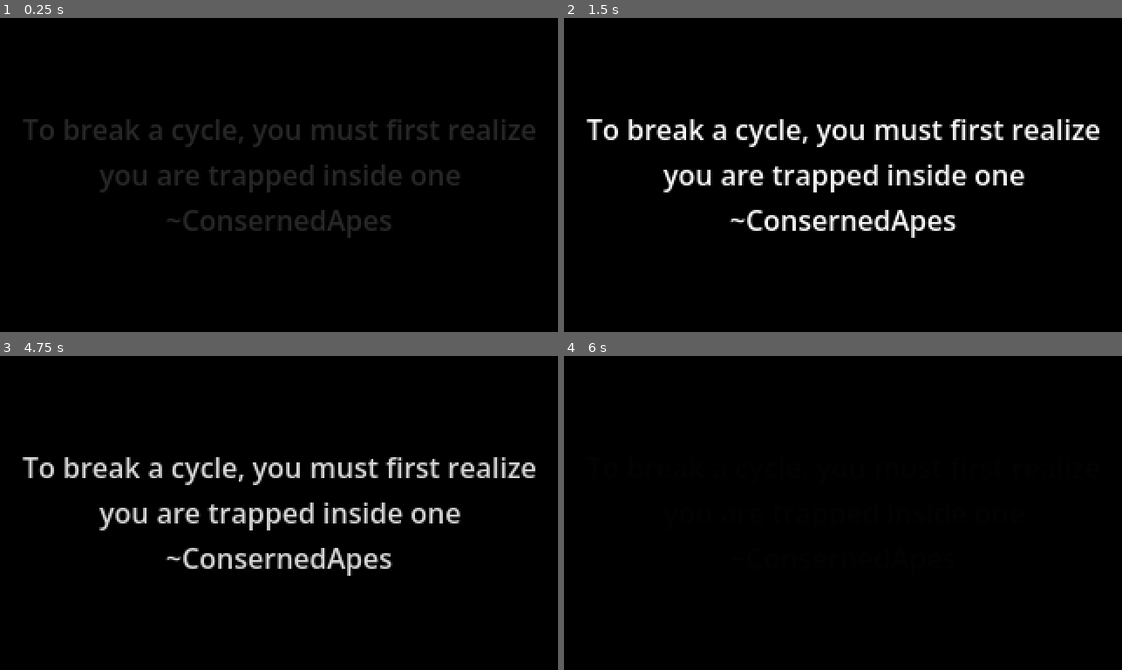
Above: before the commit, frames 1-4 (two rows, left to right).
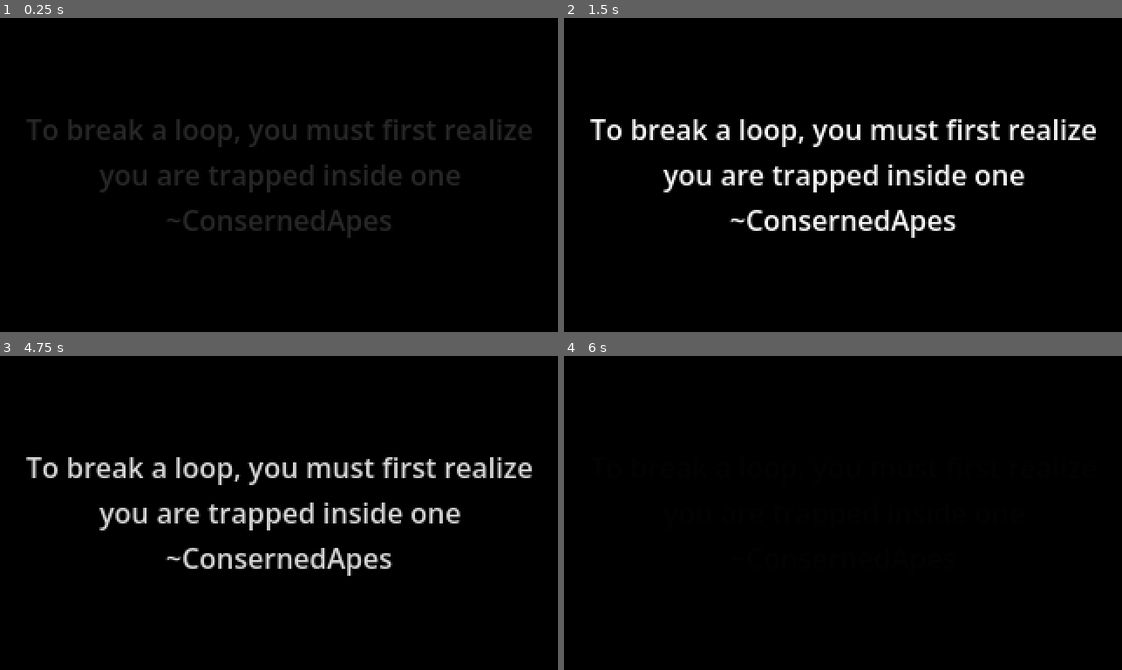
Above: after the commit, the same moments.

Repository: Amrr233/WhileTrue
Game: Godot game, scene res://scenes/cutscenes/quote_scene.tscn
Same seed, same stepped clock (60 frames per second), same inputs: the game is played once before the commit and once after it.
Inputs (mouse positions are in pixels of both pictures, inside the frame that each line leads up to):
- Up to frame 1 (0.25 s): no input
- Up to frame 2 (1.5 s): move the mouse to (965, 159) at 0.52 s; hold D (right) 0.53-1.25 s; hold J (attack) 0.53-1.25 s; click (965, 159) at 0.67 s; tap Space (jump) at 0.77 s; drag from (731, 190) to (815, 237) at 1.27 s
- Up to frame 3 (4.75 s): tap Enter at 2, 3.5 s; move the mouse to (334, 443) at 2.02 s; hold A (left) 2.03-2.75 s; tap E (interact) at 2.1 s; click (334, 443) at 2.17 s; tap Space (jump) at 2.75, 3.77, 4.25 s; drag from (251, 575) to (111, 465) at 2.77 s; move the mouse to (446, 560) at 3.52 s; hold D (right) 3.53-4.25 s; tap Shift (dash) at 3.6 s; click (446, 560) at 3.67 s; drag from (111, 465) to (195, 434) at 4.27 s
- Up to frame 4 (6 s): move the mouse to (870, 513) at 5.02 s; hold D (right) 5.03-5.75 s; hold J (attack) 5.03-5.75 s; click (870, 513) at 5.17 s; drag from (759, 434) to (731, 528) at 5.77 s

The runs differ from the first frame. In frame 1, 2.1% of the frame differs, in the area x 4-96%, y 32-42%; in frame 2, 3.6%; in frame 3, 3.6%; in frame 4, less than 0.1%.

Commit message:
fixing small things

Diff:
--- a/scenes/cutscenes/quote_scene.tscn
+++ b/scenes/cutscenes/quote_scene.tscn
@@ -55,7 +55,7 @@
 anchor_bottom = 1.0
 grow_horizontal = 2
 grow_vertical = 2
-text = "To break a cycle, you must first realize you are trapped inside one
+text = "To break a loop, you must first realize you are trapped inside one
 ~ConsernedApes"
 horizontal_alignment = 1
 vertical_alignment = 1
--- a/scenes/world/desktop.tscn
+++ b/scenes/world/desktop.tscn
@@ -15,6 +15,7 @@
 [ext_resource type="PackedScene" uid="uid://djxmn5887v32y" path="res://scenes/player/player.tscn" id="9_player"]
 [ext_resource type="Script" uid="uid://dnfbuevlla0cd" path="res://scripts/ui/audio_toggle.gd" id="10_audio"]
 [ext_resource type="Script" uid="uid://bualmmeg2t8ht" path="res://scripts/ui/system_clock.gd" id="11_clock"]
+[ext_resource type="FontFile" uid="uid://brwcfwr6yyg2i" path="res://assets/fonts/pixel_art_font.ttf" id="14_yn8t8"]
 
 [sub_resource type="RectangleShape2D" id="GroundShape"]
 size = Vector2(320, 12)
@@ -126,7 +127,7 @@
 position = Vector2(210, 114)
 
 [node name="RecycleBin" type="Area2D" parent="." unique_id=1783241248]
-position = Vector2(40, 51)
+position = Vector2(93, 84)
 collision_layer = 7
 collision_mask = 7
 script = ExtResource("4_bin_script")
@@ -139,8 +140,19 @@
 shape = SubResource("BinShape")
 one_way_collision = true
 
+[node name="Label" type="Label" parent="RecycleBin" unique_id=1999032194]
+offset_left = -49.0
+offset_top = 11.0
+offset_right = 54.0
+offset_bottom = 34.0
+theme_override_fonts/font = ExtResource("14_yn8t8")
+theme_override_font_sizes/font_size = 5
+text = "recycle_bin"
+horizontal_alignment = 1
+vertical_alignment = 1
+
 [node name="antivirusIcon" type="Area2D" parent="." unique_id=793301714]
-position = Vector2(-13, -5)
+position = Vector2(-12, -37)
 collision_layer = 7
 collision_mask = 7
 script = ExtResource("6_ujlt8")
@@ -154,5 +166,14 @@
 position = Vector2(53, 121.5)
 shape = SubResource("RectangleShape2D_ikds4")
 
+[node name="Label" type="Label" parent="antivirusIcon" unique_id=97333750]
+offset_left = 42.0
+offset_top = 141.0
+offset_right = 120.0
+offset_bottom = 164.0
+theme_override_fonts/font = ExtResource("14_yn8t8")
+theme_override_font_sizes/font_size = 5
+text = "Anti_Virus"
+
 [connection signal="body_entered" from="RecycleBin" to="RecycleBin" method="_on_body_entered"]
 [connection signal="body_entered" from="antivirusIcon" to="antivirusIcon" method="_on_body_entered"]
--- a/scripts/player/player.gd
+++ b/scripts/player/player.gd
@@ -290,7 +290,6 @@
 
 ## Called by cursor.gd when the mouse releases the player.
 func on_mouse_release() -> void:
-	drop_sound.play()
 	if visual is AnimatedSprite2D:
 		# المرحلة 1: يقع للأمام (فريمات 0 لـ 4)
 		_falling_phase = true
--- a/scripts/world/recycle_bin.gd
+++ b/scripts/world/recycle_bin.gd
@@ -7,10 +7,22 @@
 	if _loading:
 		return
 	if body is Player:
-		_loading = true
+		# التأكد إن اللاعب بيسقط من فوق (إن موضع الـ Y بتاع اللاعب أعلى من أو يساوي منتصف السلة بشيء بسيط)
+		# أو لو حابب تخليه يلمسها من الفتحة اللي فوق بس:
+		if body.global_position.y < global_position.y + 10: # عدل الرقم حسب شكل السلة عندك
+			_loading = true
 
-		# Optional: If your drop sound is on the player, this gives
-		# it a full second to finish playing before the scene unloads.
-		await get_tree().create_timer(1.0).timeout
+			# 1. إخفاء اللاعب فوراً من الشاشة والديسك톱
+			body.visible = false
+			# لو اللاعب بيعتمد على CollisionShape او بيتحرك، ممكن نعمله disable كمان:
+			if body.has_node("CollisionShape2D"):
+				body.get_node("CollisionShape2D").set_deferred("disabled", true)
 
-		TransitionManager.fade_to_scene(recycle_bin_scene)
+			# 2. تشغيل الصوت
+			if body.has_node("DropSound"):
+				body.get_node("DropSound").play()
+
+			# 3. الانتظار ثانية لسماع الصوت قبل تغيير المشهد
+			await get_tree().create_timer(1.0).timeout
+
+			TransitionManager.fade_to_scene(recycle_bin_scene)
